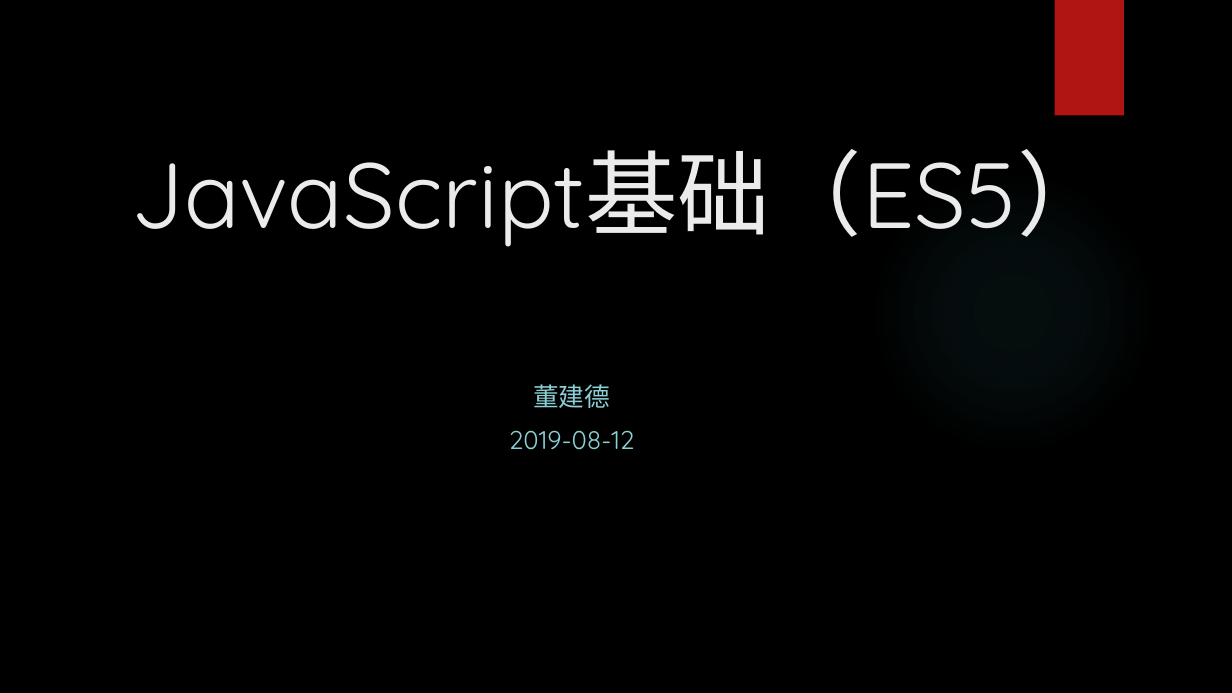
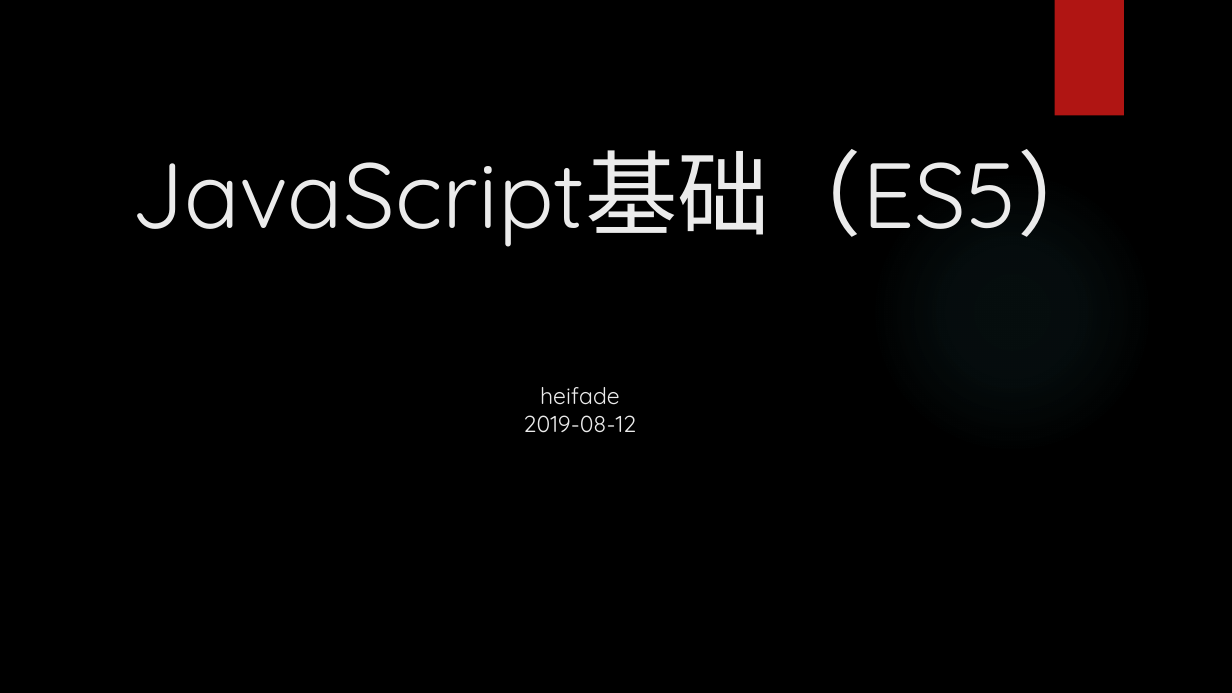
Before and after one commit to heifade/share, a slide deck: slide 1 of JavaScript/JavaScript基础(ES5).pptx. Drawn at 1232x693 pixels with LibreOffice and Linux fonts; fonts in the diff are those of the drawing; background and template pictures are left out. Boxes give left, top, right and bottom in pixels: in the first picture for what was removed or moved away, otherwise in the second. Text is boxed around its words. In the diff, an @@ line names an element or a change of style, - is before the commit and + after.

```diff
--- a/JavaScript/JavaScript基础(ES5).pptx
+++ b/JavaScript/JavaScript基础(ES5).pptx
@@ subtitle removed at (x1=509, y1=384, x2=635, y2=450) @@
-董建德
-2019-08-12
@@ text added at (x1=523, y1=387, x2=636, y2=433), 18 pt, text #EBEBEB @@
+heifade
+2019-08-12
```
Also in this commit, not shown: 2 other files.
